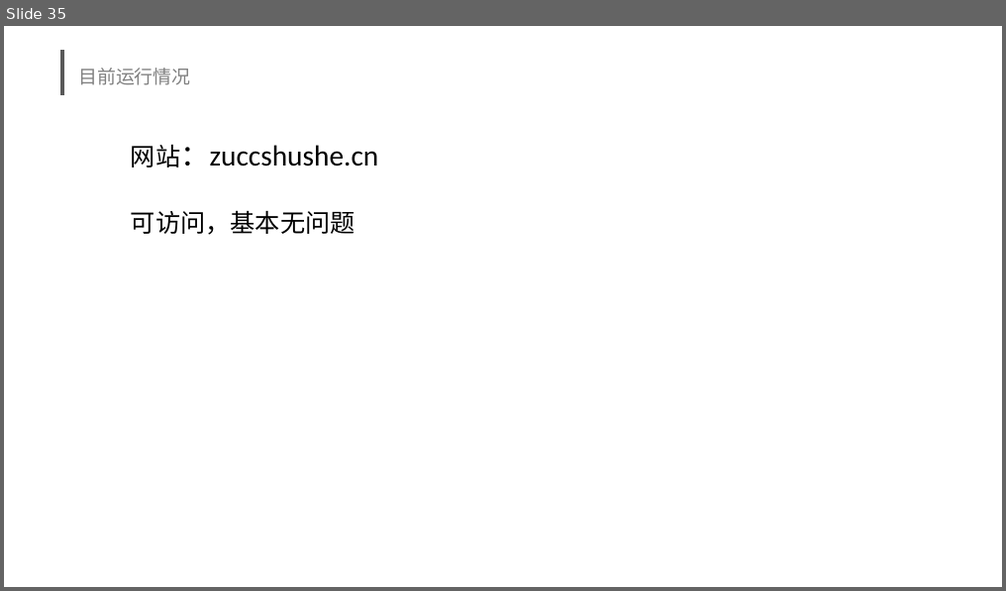
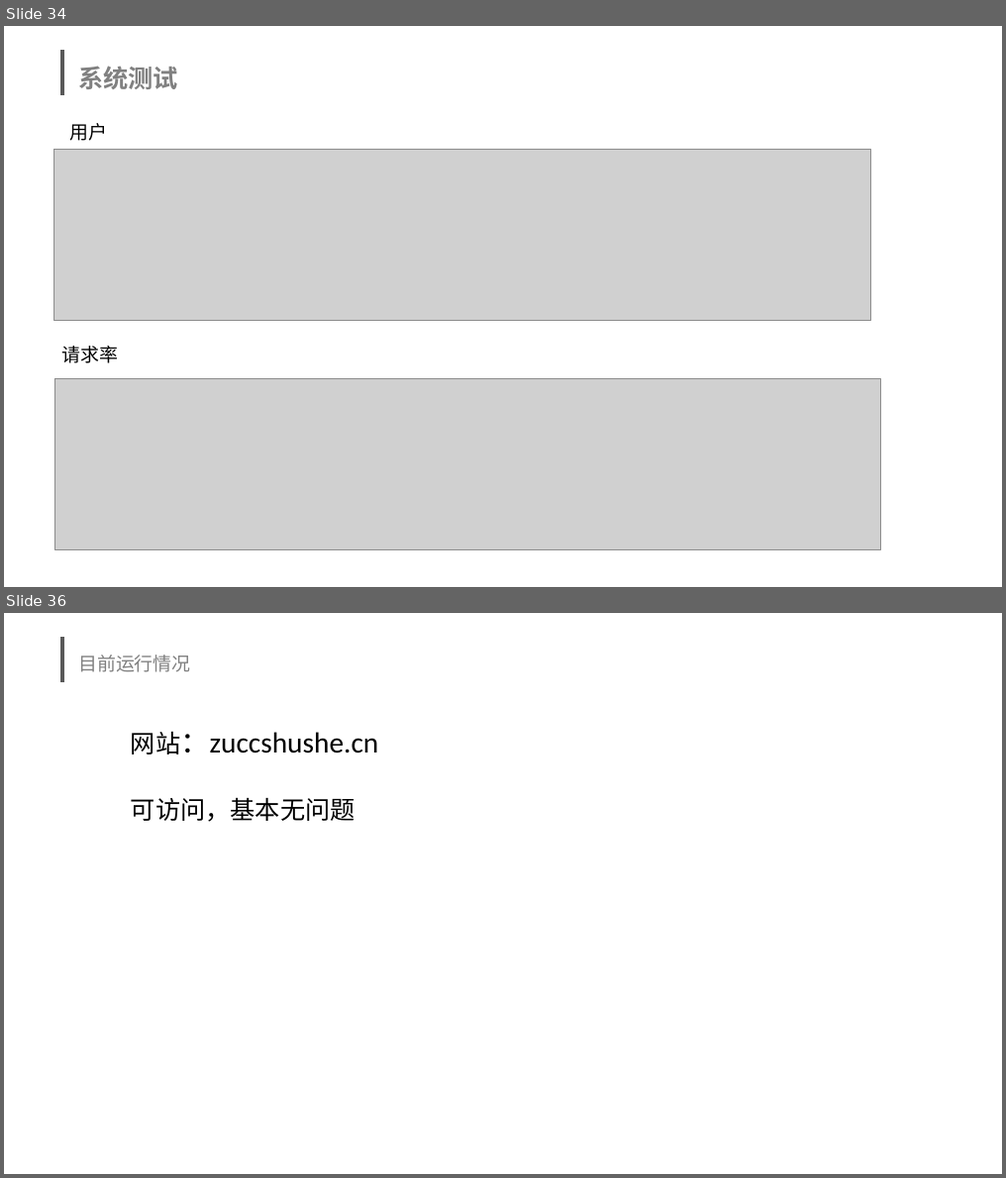
Before and after one commit to se2019springg17/-, a slide deck: G17小组书社项目总评报告.pptx. Shown one above the other, each under a label of ours: slide 35 before the commit, slides 34 and 36 after it; the slides between them are not shown. The pictures are 1006x591 and 1006x1178 pixels, drawn with LibreOffice and Linux fonts; fonts in the diff are those of the drawing; grey boxes stand for pictures; background and template pictures are left out. Boxes give left, top, right and bottom in pixels: in the first picture for what was removed or moved away, otherwise in the second. Text is boxed around its words. In the diff, an @@ line names an element or a change of style, - is before the commit and + after.

```diff
--- a/G17小组书社项目总评报告.pptx
+++ b/G17小组书社项目总评报告.pptx
@@ slide 34 added at bbox=[4, 26, 1002, 587], background picture (left out); not listed: 1 template element that a slide beside it also shows @@
@@ title added at bbox=[78, 66, 178, 89], 24 pt, text #808080, bold @@
+系统测试
@@ text added at bbox=[69, 123, 107, 141], 18 pt, text #000000 @@
+用户
@@ picture added at bbox=[54, 149, 870, 320] @@
@@ text added at bbox=[61, 346, 118, 364], 18 pt, text #000000 @@
+请求率
@@ picture added at bbox=[54, 378, 880, 550] @@
@@ what was slide 35 is now slide 36 @@
```
Also in this commit, not shown: 3 slides changed, 1 other slide added, 1 slide removed.
